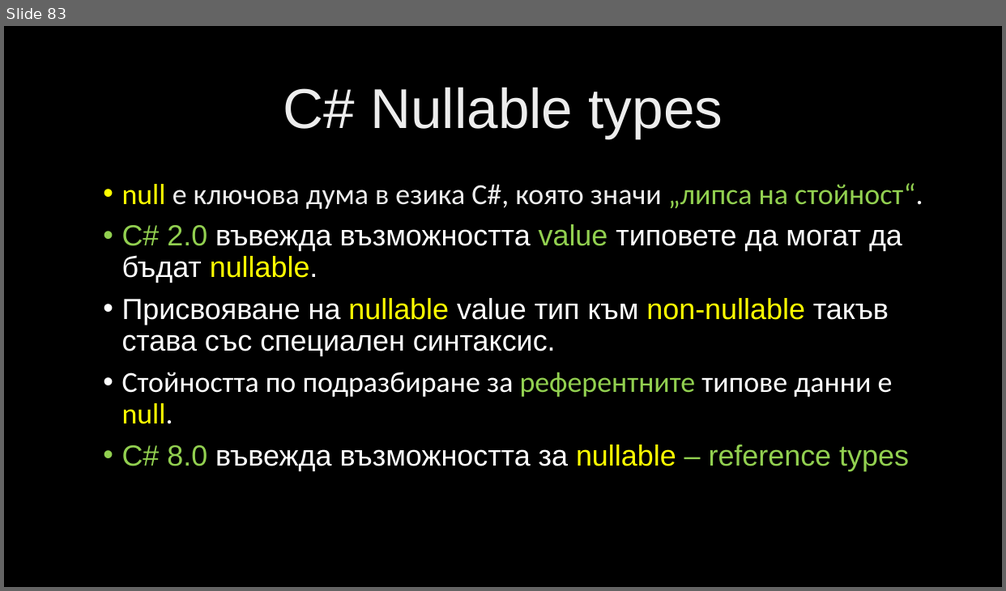
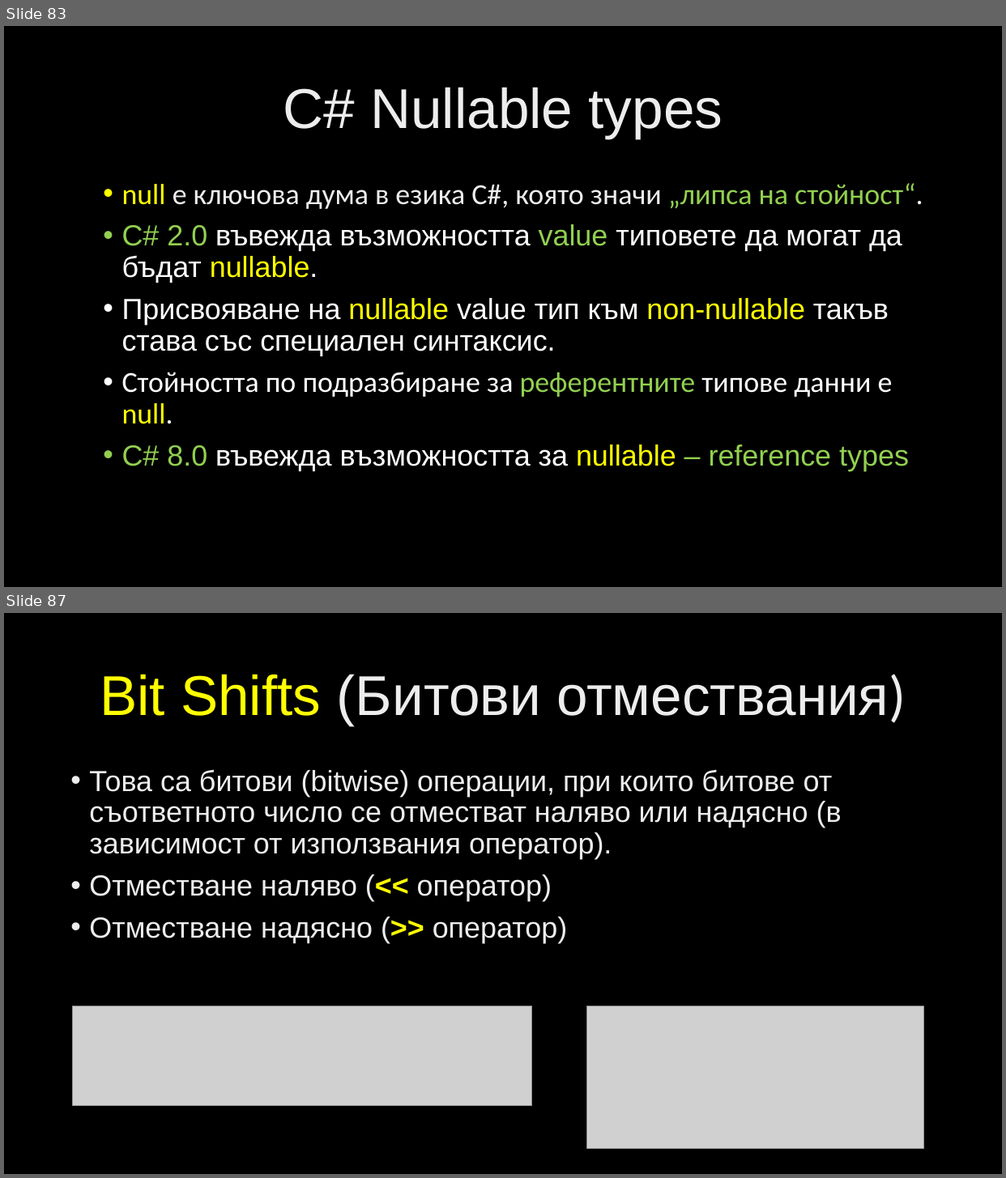
Before and after one commit to velizar92/CSharp-Programming-Presentations, a slide deck: C# Intermediate.pptx. Shown one above the other, each under a label of ours: slide 83 before the commit, slides 83 and 87 after it; the slides between them are not shown. The pictures are 1006x591 and 1006x1178 pixels, drawn with LibreOffice and Linux fonts; fonts in the diff are those of the drawing; grey boxes stand for pictures; background and template pictures are left out. Boxes give left, top, right and bottom in pixels: in the first picture for what was removed or moved away, otherwise in the second. Text is boxed around its words. In the diff, an @@ line names an element or a change of style, - is before the commit and + after.

Commit message:
Bitwise operators

```diff
--- a/C# Intermediate.pptx
+++ b/C# Intermediate.pptx
@@ slide 87 added at (4, 613, 1002, 1174), background picture (left out) @@
@@ title added at (100, 674, 906, 726), 54 pt, text gradient #BFBFBF to #EDEDED to #FFFFFF @@
+Bit Shifts (Битови отмествания)
@@ text added at (89, 769, 842, 943), 28 pt, text gradient #BFBFBF to #EDEDED to #FFFFFF @@
+• Това са битови (bitwise) операции, при които битове от съответното число се отместват наляво или надясно (в зависимост от използвания оператор).
+• Отместване наляво (<< оператор)
+• Отместване надясно (>> оператор)
@@ picture added at (73, 1006, 533, 1106) @@
@@ picture added at (587, 1006, 924, 1149) @@
```
Also in this commit, not shown: 3 other slides added.
